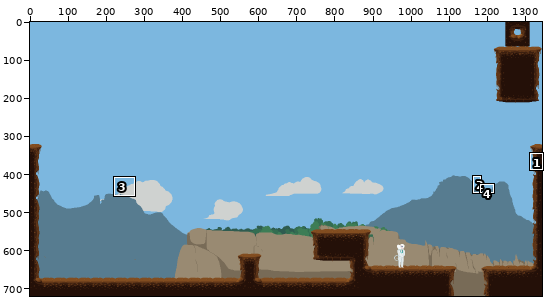
Pixel-art file -- testing/test-environment.aseprite. Above, an overview of the earlier version with the close-up marked.
Close-up. First the earlier version:
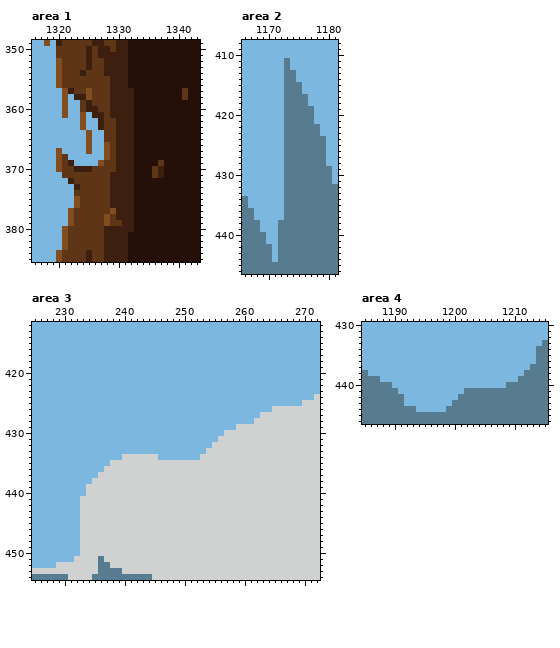
1344x720 pixels, 1 frame. Colours within 5 levels of each other are drawn and written as one. Shown: area 1: x 1316..1343, y 349..385; area 2: x 1166..1181, y 408..446; area 3: x 225..272, y 412..454; area 4: x 1185..1215, y 430..446. The commit also changed other parts of the picture, which this record leaves out.
And afterwards:
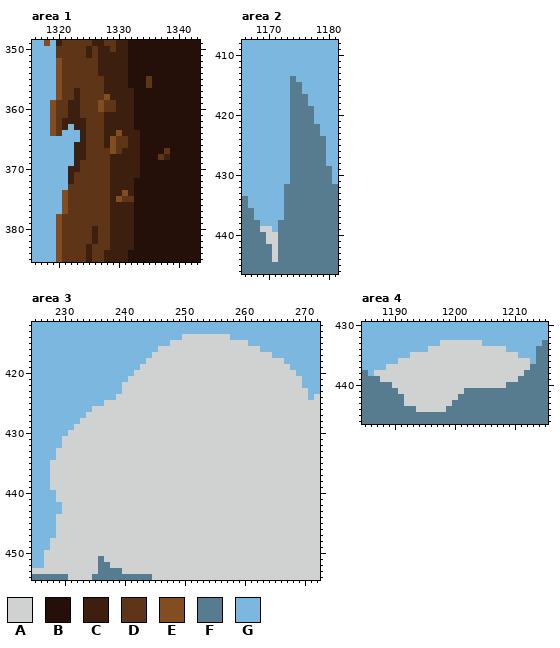
Palette (. is transparent): A #cfd2d0  B #241008  C #3c1f0f  D #5f3517  E #824d20  F #577c90  G #7cb7df
Diff:
layer "sky" added
Area 1, layer "tileset":
y 352..353: x 1325 C -> D; x 1327 D -> C
y 354: x 1324 C -> D; x 1327 D -> C
y 355..356: x 1328 D -> C; x 1335 B -> D
y 357: x 1320..1323 GECD -> EDDC; x 1325 E -> D; x 1328 D -> C; x 1341 D -> B
y 358: x 1320..1322 GEG -> EDD; x 1324..1325 CE -> DD; x 1328 D -> E; x 1341 D -> B
y 359: x 1319..1323 GGEGG -> EDDCC; x 1325 C -> D; x 1327 D -> E; x 1329 C -> D
y 360: x 1319..1323 GGEGG -> EDDCC; x 1325..1327 CCD -> DDE; x 1329 C -> D
y 361: x 1319..1328 GGEGGEGCCD -> EDDCCDDDDC
y 362: x 1319..1329 GGGGGEGGCDD -> EDCCCCDDDCC
y 363: x 1319..1321 GGG -> EDC; x 1323..1329 GEGGCDD -> CCDDDCC
y 364: x 1319..1320 GG -> ED; x 1324..1330 GEGGDDC -> CDDDCCE; x 1333 B -> C
y 365: x 1324..1331 GEGGDDCC -> CDDDCEDD; x 1333 B -> C
y 366: x 1323..1331 GGEGGEDCC -> CCDDDCEDD; x 1333 B -> C
y 367: x 1320 E -> G; x 1323..1330 GGEGGEDC -> CCDDDDED; x 1333 B -> C; x 1338 B -> D
y 368: x 1320..1321 ED -> GG; x 1323..1329 GGGGGED -> CCDDDDC; x 1333 B -> C; x 1337..1338 BB -> DC
y 369: x 1320..1327 EDCGGGGE -> GGGCDDDD; x 1329 D -> C; x 1333 B -> C; x 1337 D -> B
y 370: x 1320..1322 EDD -> GGC; x 1324..1325 CC -> DD; x 1329 D -> C; x 1333 B -> C; x 1336..1337 DC -> BB
y 371: x 1321..1322 DD -> GC; x 1333 B -> C; x 1336..1337 DC -> BB
y 373: x 1322..1323 GC -> DD
y 374: x 1321..1322 GG -> ED; x 1331 C -> E
y 375: x 1321..1323 GGE -> EDD; x 1330..1332 CCC -> EDD
y 376: x 1321..1323 GGE -> EDD
y 377: x 1321..1322 GE -> ED; x 1329 E -> C
y 378: x 1320..1322 GGE -> EDD; x 1328..1329 ED -> DC
y 379: x 1320..1322 GGE -> EDD; x 1328..1330 EDD -> DCC
y 380: x 1320..1321 GE -> ED; x 1326 D -> C; x 1328 C -> D
y 381..382: x 1320..1321 GE -> ED; x 1326 D -> C; x 1328 C -> D; x 1332 B -> C
y 383: x 1320..1321 GE -> ED; x 1325 D -> C; x 1328 C -> D; x 1332 B -> C
Area 2, layers "farback/Layer 1", "farback/far back":
y 411..412: x 1173 F -> G
y 413: x 1173..1174 FF -> GG
y 414..431: x 1173 F -> G
y 439: x 1169..1170 GG -> AA
y 440..441: x 1170..1171 GG -> AA
y 442..444: x 1171 G -> A
Area 3, layer "farback/far back":
y 414: x 250..257 GGGGGGGG -> AAAAAAAA
y 415: x 248..260 GGGGGGGGGGGGG -> AAAAAAAAAAAAA
y 416: x 246..262 GGGGGGGGGGGGGGGGG -> AAAAAAAAAAAAAAAAA
y 417: x 245..264 GGGGGGGGGGGGGGGGGGGG -> AAAAAAAAAAAAAAAAAAAA
y 418: x 244..266 GGGGGGGGGGGGGGGGGGGGGGG -> AAAAAAAAAAAAAAAAAAAAAAA
y 419: x 243..267 GGGGGGGGGGGGGGGGGGGGGGGGG -> AAAAAAAAAAAAAAAAAAAAAAAAA
y 420: x 242..268 GGGGGGGGGGGGGGGGGGGGGGGGGGG -> AAAAAAAAAAAAAAAAAAAAAAAAAAA
y 421: x 241..269 GGGGGGGGGGGGGGGGGGGGGGGGGGGGG -> AAAAAAAAAAAAAAAAAAAAAAAAAAAAA
y 422: x 240..269 GGGGGGGGGGGGGGGGGGGGGGGGGGGGGG -> AAAAAAAAAAAAAAAAAAAAAAAAAAAAAA
y 423: x 240..270 GGGGGGGGGGGGGGGGGGGGGGGGGGGGGGG -> AAAAAAAAAAAAAAAAAAAAAAAAAAAAAAA
y 424: x 239..270 GGGGGGGGGGGGGGGGGGGGGGGGGGGGGGGG -> AAAAAAAAAAAAAAAAAAAAAAAAAAAAAAAA
y 425: x 237..269 GGGGGGGGGGGGGGGGGGGGGGGGGGGGGGGGG -> AAAAAAAAAAAAAAAAAAAAAAAAAAAAAAAAA
y 426: x 235..264 GGGGGGGGGGGGGGGGGGGGGGGGGGGGGG -> AAAAAAAAAAAAAAAAAAAAAAAAAAAAAA
y 427: x 234..262 GGGGGGGGGGGGGGGGGGGGGGGGGGGGG -> AAAAAAAAAAAAAAAAAAAAAAAAAAAAA
y 428: x 233..261 GGGGGGGGGGGGGGGGGGGGGGGGGGGGG -> AAAAAAAAAAAAAAAAAAAAAAAAAAAAA
y 429: x 232..258 GGGGGGGGGGGGGGGGGGGGGGGGGGG -> AAAAAAAAAAAAAAAAAAAAAAAAAAA
y 430: x 231..256 GGGGGGGGGGGGGGGGGGGGGGGGGG -> AAAAAAAAAAAAAAAAAAAAAAAAAA
y 431: x 230..255 GGGGGGGGGGGGGGGGGGGGGGGGGG -> AAAAAAAAAAAAAAAAAAAAAAAAAA
y 432: x 230..254 GGGGGGGGGGGGGGGGGGGGGGGGG -> AAAAAAAAAAAAAAAAAAAAAAAAA
y 433: x 229..253 GGGGGGGGGGGGGGGGGGGGGGGGG -> AAAAAAAAAAAAAAAAAAAAAAAAA
y 434: x 229..239 GGGGGGGGGGG -> AAAAAAAAAAA; x 246..252 GGGGGGG -> AAAAAAA
y 435: x 228..237 GGGGGGGGGG -> AAAAAAAAAA
y 436: x 228..236 GGGGGGGGG -> AAAAAAAAA
y 437: x 228..235 GGGGGGGG -> AAAAAAAA
y 438: x 228..234 GGGGGGG -> AAAAAAA
y 439: x 228..233 GGGGGG -> AAAAAA
y 440: x 229..233 GGGGG -> AAAAA
y 441: x 229..232 GGGG -> AAAA
y 442..443: x 230..232 GGG -> AAA
y 444..447: x 229..232 GGGG -> AAAA
y 448..449: x 228..232 GGGGG -> AAAAA
y 450: x 227..232 GGGGGG -> AAAAAA
y 451: x 227..231 GGGGG -> AAAAA
y 452: x 227..228 GG -> AA
Area 4, layer "farback/far back":
y 433: x 1198..1204 GGGGGGG -> AAAAAAA
y 434: x 1196..1208 GGGGGGGGGGGGG -> AAAAAAAAAAAAA
y 435: x 1193..1210 GGGGGGGGGGGGGGGGGG -> AAAAAAAAAAAAAAAAAA
y 436: x 1191..1212 GGGGGGGGGGGGGGGGGGGGGG -> AAAAAAAAAAAAAAAAAAAAAA
y 437: x 1189..1212 GGGGGGGGGGGGGGGGGGGGGGGG -> AAAAAAAAAAAAAAAAAAAAAAAA
y 438: x 1187..1211 GGGGGGGGGGGGGGGGGGGGGGGGG -> AAAAAAAAAAAAAAAAAAAAAAAAA
y 439: x 1188..1210 GGGGGGGGGGGGGGGGGGGGGGG -> AAAAAAAAAAAAAAAAAAAAAAA
y 440: x 1190..1208 GGGGGGGGGGGGGGGGGGG -> AAAAAAAAAAAAAAAAAAA
y 441: x 1191..1201 GGGGGGGGGGG -> AAAAAAAAAAA
y 442: x 1192..1200 GGGGGGGGG -> AAAAAAAAA
y 443: x 1192..1199 GGGGGGGG -> AAAAAAAA
y 444: x 1194..1198 GGGGG -> AAAAA
Pixel boxes of the changes (left, top, right, bottom) in both close-ups:
changed: (50, 58, 170, 250)
changed: (182, 88, 188, 100)
changed: (284, 58, 296, 184)
changed: (260, 226, 278, 262)
changed: (44, 334, 308, 568)
changed: (374, 340, 530, 412)
